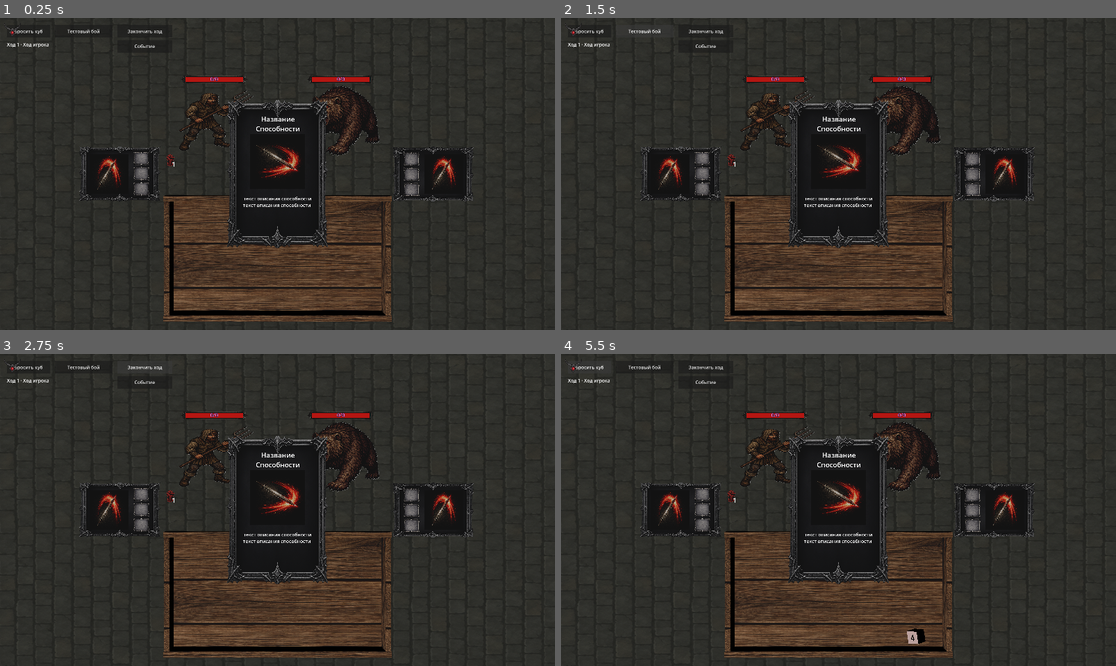
Above: before the commit, frames 1-4 (two rows, left to right).
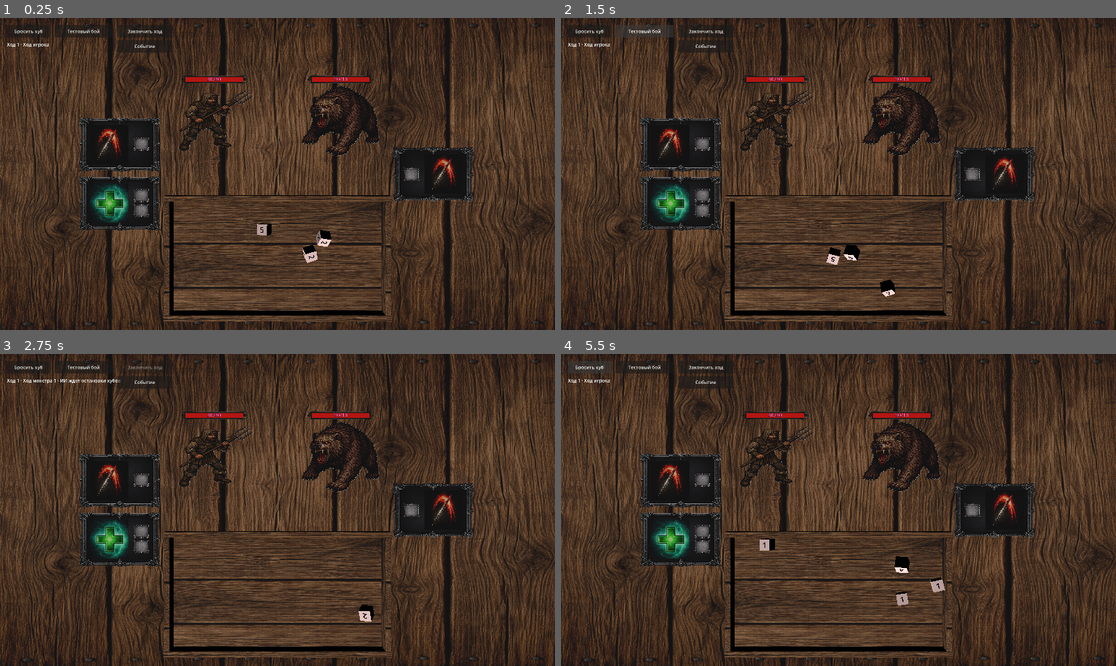
Above: after the commit, the same moments.

Repository: olegbogai-web/dicegame
Game: Godot game, scene res://scenes/new_battle_table.tscn
Same seed, same stepped clock (60 frames per second), same inputs: the game is played once before the commit and once after it. This scene is started directly instead of the project's main scene.
Inputs:
- Up to frame 1 (0.25 s): no input
- Up to frame 2 (1.5 s): click "Бросить куб" at 0.5 s; click "Тестовый бой" at 1.25 s
- Up to frame 3 (2.75 s): click "Закончить ход" at 2 s
- Up to frame 4 (5.5 s): click "Событие" at 2.75 s; click "Бросить куб" at 3.5 s; click "Тестовый бой" at 4.25 s; click "Бросить куб" at 5 s

The runs differ from the first frame. In frame 1, 45% of the frame differs, in the area x 0-100%, y 0-100%; in frame 2, 45%; in frame 3, 45%; in frame 4, 45%.
Error before the commit: Parse Error: Cannot infer the type of "floor_texture" variable because the value doesn't have a set type. (res://content/combat/presentation/battle_scene_view_…

Commit message:
добавил коече

Diff:
--- a/content/combat/presentation/battle_scene_view_renderer.gd
+++ b/content/combat/presentation/battle_scene_view_renderer.gd
@@ -40,14 +40,14 @@
 func _apply_floor_textures(owner: Node) -> void:
 	if owner._floor == null:
 		return
-	var floor_texture := owner.battle_room_data.left_floor_texture
+	var floor_texture = owner.battle_room_data.left_floor_texture
 	if floor_texture == null:
 		floor_texture = owner.battle_room_data.right_floor_texture
 	_apply_texture_to_mesh(owner, owner._floor, floor_texture)
 
 
 func _apply_player_sprite(owner: Node) -> void:
-	var player_view := owner.battle_room_data.player_view
+	var player_view = owner.battle_room_data.player_view
 	owner._player_sprite.visible = player_view != null and player_view.sprite != null
 	_set_status_template_visible(owner, false)
 	if not owner._player_sprite.visible:
@@ -63,14 +63,14 @@
 	_clear_generated_nodes(owner, owner._generated_monster_sprites)
 	owner._monster_sprite_states.clear()
 
-	var monster_views := owner.battle_room_data.monster_views
+	var monster_views = owner.battle_room_data.monster_views
 	if monster_views.is_empty():
 		owner._monster_sprite_template.visible = false
 		return
 
 	var offsets := _build_centered_offsets(monster_views.size(), BattleRoomScript.STACK_SPACING_Z)
 	for index in monster_views.size():
-		var target_sprite := owner._monster_sprite_template if index == 0 else _duplicate_sprite_template(owner, owner._monster_sprite_template, owner._generated_monster_sprites)
+		var target_sprite = owner._monster_sprite_template if index == 0 else _duplicate_sprite_template(owner, owner._monster_sprite_template, owner._generated_monster_sprites)
 		var monster_view = monster_views[index]
 		target_sprite.visible = monster_view != null and monster_view.sprite != null
 		if not target_sprite.visible:
@@ -121,15 +121,15 @@
 func _apply_monster_ability_frames(owner: Node) -> void:
 	_clear_generated_nodes(owner, owner._generated_monster_ability_frames)
 	owner._monster_ability_frame_states.clear()
-	var monster_entries := owner.battle_room_data.get_monster_ability_entries()
+	var monster_entries = owner.battle_room_data.get_monster_ability_entries()
 	if monster_entries.is_empty():
 		owner._monster_ability_template.visible = false
 		return
 
 	var offsets := _build_centered_offsets(monster_entries.size(), BattleRoomScript.STACK_SPACING_Z)
 	for index in monster_entries.size():
-		var frame := owner._monster_ability_template if index == 0 else _duplicate_frame_template(owner, owner._monster_ability_template, owner._generated_monster_ability_frames)
-		var entry := monster_entries[index]
+		var frame = owner._monster_ability_template if index == 0 else _duplicate_frame_template(owner, owner._monster_ability_template, owner._generated_monster_ability_frames)
+		var entry = monster_entries[index]
 		var ability := entry.get("ability") as AbilityDefinition
 		frame.visible = ability != null
 		if ability == null:
@@ -167,8 +167,8 @@
 		owner._artifact_template.visible = false
 		return
 
-	var template_position := owner._artifact_template.position
-	var icon_step := owner._artifact_template.size * owner._artifact_template.scale
+	var template_position = owner._artifact_template.position
+	var icon_step = owner._artifact_template.size * owner._artifact_template.scale
 	if icon_step.x <= 0.0:
 		icon_step.x = maxf(owner._artifact_template.get_combined_minimum_size().x * owner._artifact_template.scale.x, 1.0)
 	if icon_step.y <= 0.0:
@@ -180,7 +180,7 @@
 
 	for artifact_index in active_artifacts.size():
 		var artifact := active_artifacts[artifact_index]
-		var icon := owner._artifact_template if artifact_index == 0 else _spawn_artifact_icon(owner)
+		var icon = owner._artifact_template if artifact_index == 0 else _spawn_artifact_icon(owner)
 		if icon == null:
 			continue
 		var column := artifact_index / rows_per_column
--- a/content/combat/presentation/battle_targeting_service.gd
+++ b/content/combat/presentation/battle_targeting_service.gd
@@ -19,7 +19,7 @@
 				}
 		&"single_enemy":
 			for index in range(owner._monster_sprite_states.size() - 1, -1, -1):
-				var monster_state := owner._monster_sprite_states[index]
+				var monster_state = owner._monster_sprite_states[index]
 				var sprite := monster_state.get("sprite") as MeshInstance3D
 				var monster_index := int(monster_state.get("index", -1))
 				if _screen_point_hits_mesh(owner, sprite, screen_point) and owner.battle_room_data.can_target_monster(monster_index):
@@ -73,16 +73,16 @@
 
 
 func _project_mouse_to_horizontal_plane(owner: Node, plane_y: float) -> Vector3:
-	var mouse_position := owner.get_viewport().get_mouse_position()
-	var ray_origin := owner._camera.project_ray_origin(mouse_position)
-	var ray_direction := owner._camera.project_ray_normal(mouse_position)
-	var denominator := ray_direction.y
+	var mouse_position = owner.get_viewport().get_mouse_position()
+	var ray_origin = owner._camera.project_ray_origin(mouse_position)
+	var ray_direction = owner._camera.project_ray_normal(mouse_position)
+	var denominator = ray_direction.y
 	if absf(denominator) < 0.0001:
 		return Vector3(ray_origin.x, plane_y, ray_origin.z)
-	var distance := (plane_y - ray_origin.y) / denominator
+	var distance = (plane_y - ray_origin.y) / denominator
 	if distance < 0.0:
 		distance = 0.0
-	var hit_position := ray_origin + ray_direction * distance
+	var hit_position = ray_origin + ray_direction * distance
 	hit_position.y = plane_y
 	return hit_position
 
@@ -103,7 +103,7 @@
 		owner._camera.project_ray_origin(screen_point),
 		owner._camera.project_ray_origin(screen_point) + owner._camera.project_ray_normal(screen_point) * 1000.0
 	)
-	var hit := owner.get_world_3d().direct_space_state.intersect_ray(ray_query)
+	var hit = owner.get_world_3d().direct_space_state.intersect_ray(ray_query)
 	if hit.is_empty():
 		return false
 	var collider := hit.get("collider") as Node
@@ -125,7 +125,7 @@
 	var min_point := Vector2(INF, INF)
 	var max_point := Vector2(-INF, -INF)
 	for corner in corners:
-		var projected := owner._camera.unproject_position(mesh_instance.to_global(corner))
+		var projected = owner._camera.unproject_position(mesh_instance.to_global(corner))
 		min_point.x = minf(min_point.x, projected.x)
 		min_point.y = minf(min_point.y, projected.y)
 		max_point.x = maxf(max_point.x, projected.x)
--- a/content/combat/presentation/player_ability_input_controller.gd
+++ b/content/combat/presentation/player_ability_input_controller.gd
@@ -82,10 +82,10 @@
 
 
 func _register_player_ability_slots(owner: Node, frame: MeshInstance3D, ability: AbilityDefinition, ability_index: int) -> void:
-	var dice_places := owner._get_dice_place_nodes(frame)
+	var dice_places = owner._get_dice_place_nodes(frame)
 	var slot_conditions := BattleAbilityRuntime.build_slot_conditions(ability)
 	for index in dice_places.size():
-		var dice_place := dice_places[index]
+		var dice_place = dice_places[index]
 		if index >= slot_conditions.size() or not dice_place.visible:
 			continue
 		owner._player_ability_slot_states.append({
@@ -100,7 +100,7 @@
 
 func _find_player_ability_frame_at_screen_point(owner: Node, screen_point: Vector2) -> Dictionary:
 	for index in range(owner._player_ability_frame_states.size() - 1, -1, -1):
-		var frame_state := owner._player_ability_frame_states[index]
+		var frame_state = owner._player_ability_frame_states[index]
 		var frame := frame_state.get("frame") as MeshInstance3D
 		if owner._screen_point_hits_mesh(frame, screen_point):
 			return frame_state
@@ -137,8 +137,8 @@
 		owner._selected_ability_state.clear()
 		return
 	var base_origin: Vector3 = owner._selected_ability_state.get("base_origin", frame.transform.origin)
-	var mouse_world := owner._project_mouse_to_horizontal_plane(base_origin.y)
-	var mouse_delta := (mouse_world - owner._selected_mouse_anchor) * SELECTED_FRAME_MOUSE_FOLLOW_FACTOR
+	var mouse_world = owner._project_mouse_to_horizontal_plane(base_origin.y)
+	var mouse_delta = (mouse_world - owner._selected_mouse_anchor) * SELECTED_FRAME_MOUSE_FOLLOW_FACTOR
 	var target_origin := base_origin + Vector3(mouse_delta.x, SELECTED_FRAME_LIFT_Y, mouse_delta.z)
 	frame.transform = Transform3D(frame.transform.basis, target_origin)
 
--- a/content/combat/reward/post_battle_reward_flow.gd
+++ b/content/combat/reward/post_battle_reward_flow.gd
@@ -28,11 +28,11 @@
 	if owner.battle_room_data.battle_status != &"victory":
 		return
 	print("[Debug][RewardFlow] Бой выигран. Запуск post-battle броска кубов награды.")
-	var player := owner.battle_room_data.player_instance
+	var player = owner.battle_room_data.player_instance
 	if player == null:
 		return
-	var reward_cube := player.runtime_reward_cube
-	var money_cube := player.runtime_money_cube
+	var reward_cube = player.runtime_reward_cube
+	var money_cube = player.runtime_money_cube
 	if reward_cube == null and money_cube == null:
 		return
 	var requests: Array[DiceThrowRequest] = []
@@ -44,7 +44,7 @@
 		return
 	for request in requests:
 		request.extra_size_multiplier = POST_BATTLE_REWARD_DICE_SIZE_MULTIPLIER
-	var spawned_dice := owner._board.throw_dice(requests)
+	var spawned_dice = owner._board.throw_dice(requests)
 	print("[Debug][RewardFlow] Куб награды/денег брошен. Количество кубов: %d." % spawned_dice.size())
 	for dice_body in spawned_dice:
 		if dice_body == null:
@@ -60,7 +60,7 @@
 	var reward_dice := _find_post_battle_reward_die(owner)
 	if reward_dice == null:
 		return
-	var all_reward_dice := owner._get_turn_dice(&"reward")
+	var all_reward_dice = owner._get_turn_dice(&"reward")
 	for dice in all_reward_dice:
 		if dice == null or not dice.has_completed_first_stop():
 			return
@@ -75,7 +75,7 @@
 
 
 func _find_post_battle_reward_die(owner: Node) -> Dice:
-	var reward_dice := owner._get_turn_dice(&"reward")
+	var reward_dice = owner._get_turn_dice(&"reward")
 	for dice in reward_dice:
 		if dice == null:
 			continue
@@ -103,7 +103,7 @@
 
 
 func _build_ability_reward_options(owner: Node, count: int) -> Array[Dictionary]:
-	var player := owner.battle_room_data.player_instance if owner.battle_room_data != null else null
+	var player = owner.battle_room_data.player_instance if owner.battle_room_data != null else null
 	if player == null:
 		return []
 	var available_abilities := _load_player_reward_abilities()
@@ -163,7 +163,7 @@
 
 func _roll_reward_rarity(owner: Node) -> int:
 	var total_weight := RARITY_COMMON_WEIGHT + RARITY_UNCOMMON_WEIGHT + RARITY_RARE_WEIGHT + RARITY_UNIQUE_WEIGHT
-	var roll := owner._ability_reward_rng.randf_range(0.0, total_weight)
+	var roll = owner._ability_reward_rng.randf_range(0.0, total_weight)
 	if roll < RARITY_COMMON_WEIGHT:
 		return AbilityDefinition.Rarity.COMMON
 	roll -= RARITY_COMMON_WEIGHT
@@ -221,11 +221,11 @@
 	if entries.is_empty():
 		return
 	var spacing_x := _compute_reward_card_spacing_x(owner)
-	var offsets := owner._build_centered_offsets(entries.size(), spacing_x)
-	var template_basis := owner._ability_reward_template.transform.basis
-	var template_origin := owner._ability_reward_template.transform.origin
+	var offsets = owner._build_centered_offsets(entries.size(), spacing_x)
+	var template_basis = owner._ability_reward_template.transform.basis
+	var template_origin = owner._ability_reward_template.transform.origin
 	for index in entries.size():
-		var card_root := owner._ability_reward_template if index == 0 else (owner._ability_reward_template.duplicate() as Node3D)
+		var card_root = owner._ability_reward_template if index == 0 else (owner._ability_reward_template.duplicate() as Node3D)
 		if card_root.get_parent() == null:
 			owner.add_child(card_root)
 		card_root.visible = true
@@ -270,7 +270,7 @@
 
 func _resolve_ability_reward_click(owner: Node, screen_point: Vector2) -> Dictionary:
 	for index in range(owner._ability_reward_entries.size() - 1, -1, -1):
-		var entry := owner._ability_reward_entries[index]
+		var entry = owner._ability_reward_entries[index]
 		var card_node := entry.get("node") as Node3D
 		if card_node == null:
 			continue
@@ -284,7 +284,7 @@
 	var selected_ability := entry.get("ability") as AbilityDefinition
 	if selected_ability == null or owner.battle_room_data == null or owner.battle_room_data.player_instance == null:
 		return
-	var player := owner.battle_room_data.player_instance
+	var player = owner.battle_room_data.player_instance
 	for owned in player.ability_loadout:
 		if owned != null and owned.ability_id == selected_ability.ability_id:
 			_clear_ability_reward_cards(owner)
--- a/content/combat/runtime/battle_action_orchestrator.gd
+++ b/content/combat/runtime/battle_action_orchestrator.gd
@@ -12,8 +12,8 @@
 		owner._cancel_selected_ability()
 		return
 
-	var frame_state := owner._selected_ability_state.duplicate(true)
-	var consumed_dice := owner._collect_ready_dice_for_frame(frame_state.get("frame") as MeshInstance3D)
+	var frame_state = owner._selected_ability_state.duplicate(true)
+	var consumed_dice = owner._collect_ready_dice_for_frame(frame_state.get("frame") as MeshInstance3D)
 	owner._selected_ability_state.clear()
 	await _play_ability_use_visual(owner, frame_state, target_descriptor, consumed_dice)
 	owner._refresh_player_ability_snap_state()
@@ -25,7 +25,7 @@
 	if frame == null or ability == null:
 		return
 	var base_origin: Vector3 = frame_state.get("base_origin", frame.transform.origin)
-	var target_origin := owner._resolve_activation_target_origin(target_descriptor, base_origin)
+	var target_origin = owner._resolve_activation_target_origin(target_descriptor, base_origin)
 	var dice_assignments := _build_dice_assignments_for_frame(owner, consumed_dice, frame_state)
 	var on_activate := func() -> void:
 		var runtime_target_descriptor := target_descriptor.duplicate(true)
--- a/content/combat/runtime/battle_turn_orchestrator.gd
+++ b/content/combat/runtime/battle_turn_orchestrator.gd
@@ -32,7 +32,7 @@
 				continue
 			requests.append(_build_dice_throw_request(owner, dice_definition, {"owner": &"player"}))
 	elif owner.battle_room_data.is_monster_turn() and owner.battle_room_data.can_target_monster(owner.battle_room_data.current_monster_turn_index):
-		var monster_view := owner.battle_room_data.monster_views[owner.battle_room_data.current_monster_turn_index]
+		var monster_view = owner.battle_room_data.monster_views[owner.battle_room_data.current_monster_turn_index]
 		for _index in range(monster_view.dice_count):
 			requests.append(_build_dice_throw_request(owner, null, {
 				"owner": &"monster",
@@ -93,7 +93,7 @@
 func _run_current_monster_turn(owner: Node) -> void:
 	if owner.battle_room_data == null or not owner.battle_room_data.is_monster_turn() or owner.battle_room_data.is_battle_over():
 		return
-	var current_monster_index := owner.battle_room_data.current_monster_turn_index
+	var current_monster_index = owner.battle_room_data.current_monster_turn_index
 	await MonsterTurnRuntime.run_turn(owner, {
 		"battle_room": owner.battle_room_data,
 		"monster_index": current_monster_index,
Not shown, added: content/combat/presentation/battle_scene_bootstrap.gd.uid
Not shown, added: content/combat/presentation/battle_scene_view_renderer.gd.uid
Not shown, added: content/combat/presentation/battle_targeting_service.gd.uid
Not shown, added: content/combat/presentation/player_ability_input_controller.gd.uid
Not shown, added: content/combat/reward/post_battle_reward_flow.gd.uid
Not shown, added: content/combat/runtime/battle_action_orchestrator.gd.uid
Not shown, added: content/combat/runtime/battle_turn_orchestrator.gd.uid
Not shown, added: scenes/new_battle_table.tscn451556580545.tmp
Not shown, added: scenes/new_battle_table.tscn451613577200.tmp
